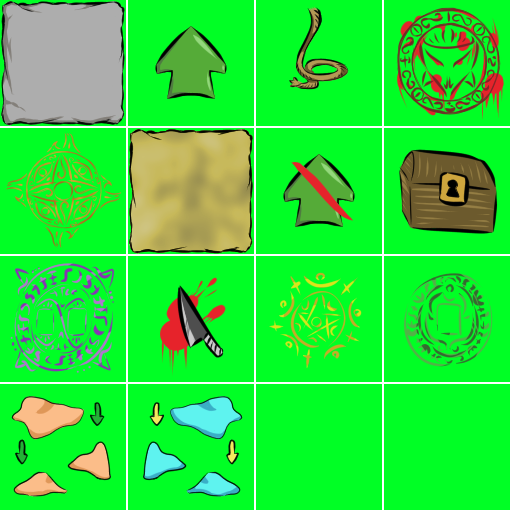
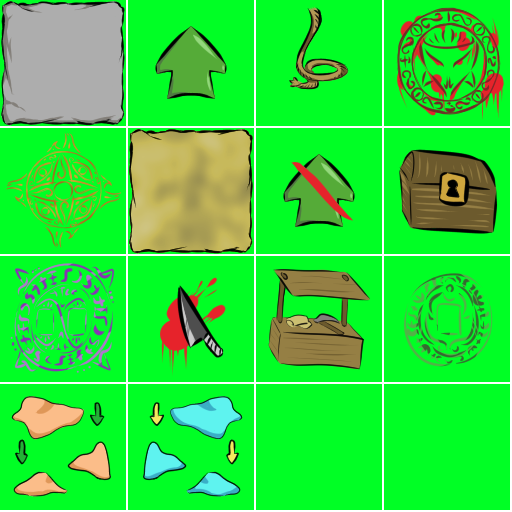
Layers edited between the first and the second w=512, h=512 image:
painted on "line" (2nd of 2, in "line") over [268, 269, 370, 370]
painted on "color" (2nd of 2, in "color") over [268, 269, 370, 370]
